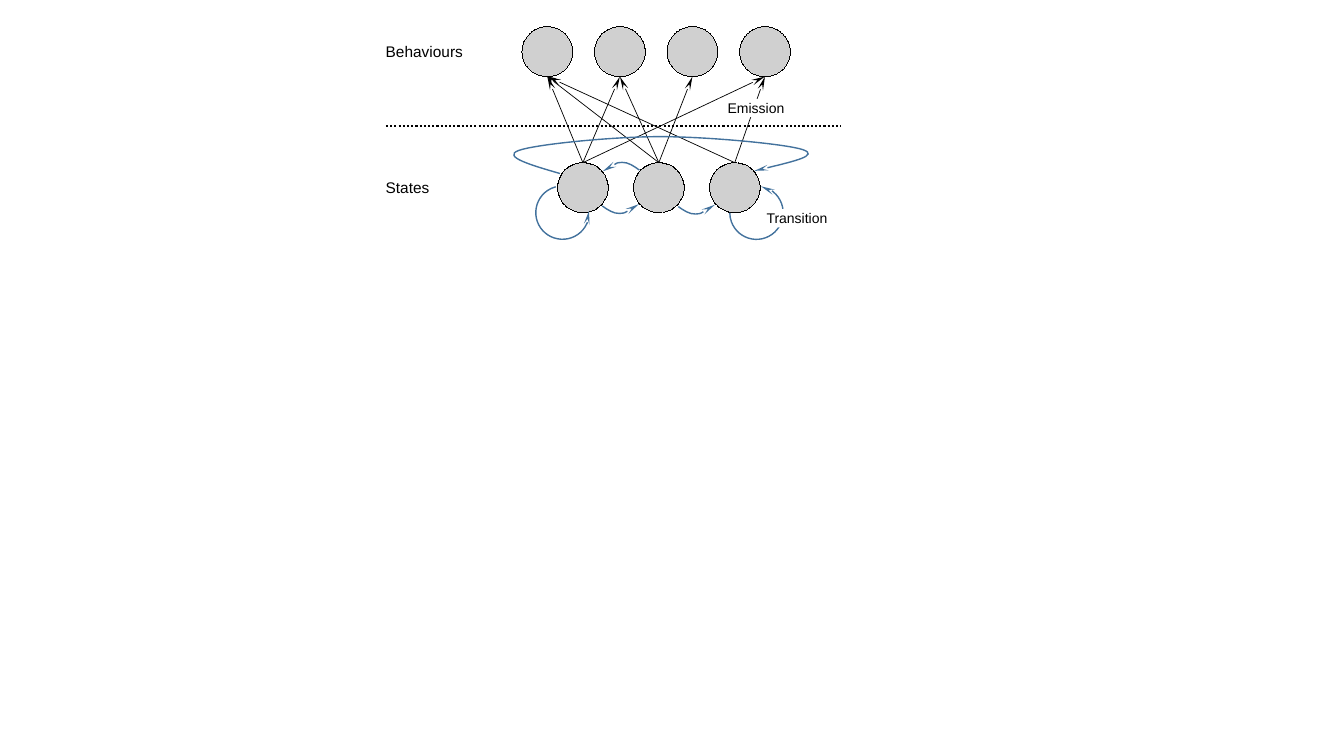
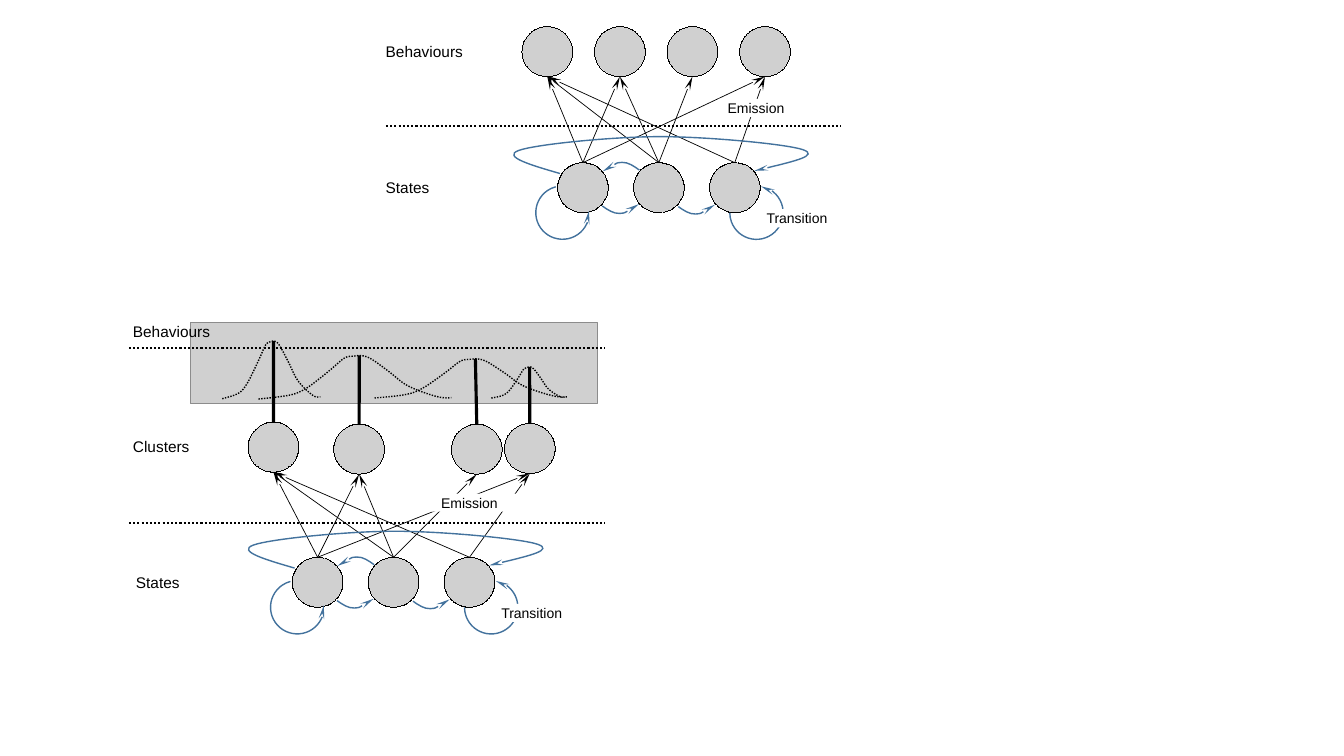
Before and after one commit to vicaws/Whizz, a slide deck: slide 2 of Report/Figure/Figure.pptx. Drawn at 1344x756 pixels with LibreOffice and Linux fonts; fonts in the diff are those of the drawing; grey boxes stand for pictures. Boxes give left, top, right and bottom in pixels: in the first picture for what was removed or moved away, otherwise in the second. Text is boxed around its words. In the diff, an @@ line names an element or a change of style, - is before the commit and + after.

```diff
--- a/Report/Figure/Figure.pptx
+++ b/Report/Figure/Figure.pptx
@@ group added at bbox=[129, 323, 605, 638]: 8 pictures, 8 arrows, 8 freeform shapes, 6 lines, 5 texts, 2 arc (boxed as its full ellipse)s @@
+Clusters
+States
+Emission
+Transition
+Behaviours
```
Also in this commit, not shown: 35 other files.
